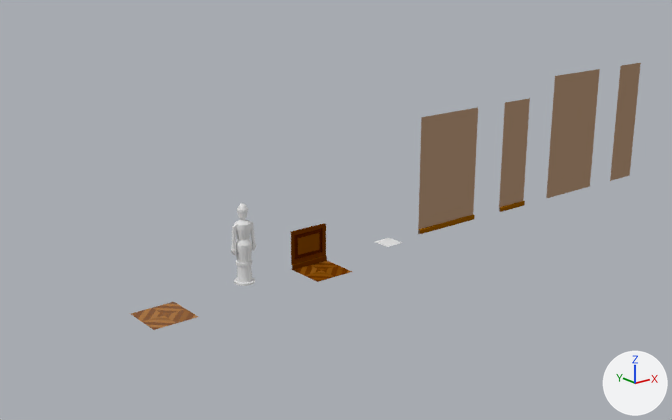
Two versions of the Blender file _blend/teile_01.blend, one commit apart.
Before and after are seen from a camera (50 mm lens) standing at (-11.6, -16.15, 7.62) and looking at (1.83, 0.63, 0.9). Arrows for +X, +Y and +Z are at lower right; the lights stay in place.

The scene before the commit, as lines of its bpy script (objects in view):
```python
me_boden = bpy.data.meshes.new('boden')
me_boden.from_pydata(...)  # 33 vertices, 24 faces; spans x 0.0..1.0, y -1.0..0.0, z 0.0
me_boden.materials.append(mat_uv1c_r05)  # picture img_color_palette_dds
me_boden_001 = bpy.data.meshes.new('boden.001')
me_boden_001.from_pydata(...)  # 33 vertices, 24 faces; spans x 0.0..1.0, y -1.0..0.0, z 0.0
me_boden_001.materials.append(mat_vtc_r05)
me_paneel_10 = bpy.data.meshes.new('paneel_10')
me_paneel_10.from_pydata(...)  # 68 vertices, 53 faces; spans x 0.0..1.0, y -0.061..0.0, z 0.0..0.901
me_paneel_10.materials.append(mat_uv1c_r08)  # picture img_color_palette_dds
me_wand_1035 = bpy.data.meshes.new('wand_1035')
me_wand_1035.from_pydata(...)  # 4 vertices, 1 face; spans x 0.0..1.0, y 0.0, z 0.0..3.5
me_wand_1035.materials.append(mat_uv1c_r10)  # picture img_color_palette_dds
ob_plane = bpy.data.objects.new('Plane', me_boden)
ob_plane.location = (0.01, 0.0, 0.0)
ob_plane_005 = bpy.data.objects.new('Plane.005', me_wand_1035)
ob_plane_005.location = (12.0, 0.0, 0.0)
ob_plane_006 = bpy.data.objects.new('Plane.006', me_paneel_10)
ob_plane_006.location = (0.0, 0.0, 0.0)
ob_plane_009 = bpy.data.objects.new('Plane.009', me_boden_001)
ob_plane_009.location = (-4.0, 0.0, 0.0)
# also in view: 'Plane.003' at (7.5, 0.0, 1.5); 'Figur' at (-1.24, 0.0, 0.9); 'Plane.002' at (4.99, 0.0, 1.5); 'Plane.004' at (10.0, 0.0, 1.75)
```
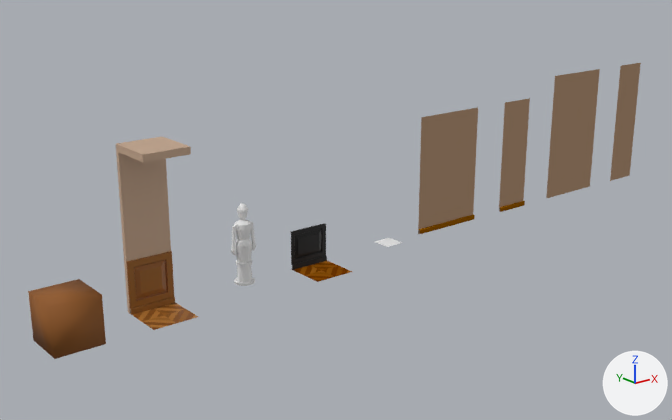
What changed in the scene script:
```text
Add mat_vtc_r10:
    mat_vtc_r10 = bpy.data.materials.new('vtc_r10')
    mat_vtc_r10.use_nodes = True; mat_vtc_r10.node_tree.nodes.clear()
    _N = mat_vtc_r10.node_tree.nodes; _L = mat_vtc_r10.node_tree.links
    n0 = _N.new('ShaderNodeBsdfPrincipled'); n0.name = 'Principled BSDF'
    n1 = _N.new('ShaderNodeOutputMaterial'); n1.name = 'Material Output'
    n2 = _N.new('ShaderNodeVertexColor'); n2.name = 'Color Attribute'
    n2.layer_name = 'Attribute'
    _L.new(n0.outputs[0], n1.inputs[0])  # 'BSDF' to 'Surface'
    _L.new(n2.outputs[0], n0.inputs[0])  # 'Color' to 'Base Color'
Add mat_vtc_r08:
    mat_vtc_r08 = bpy.data.materials.new('vtc_r08')
    mat_vtc_r08.use_nodes = True; mat_vtc_r08.node_tree.nodes.clear()
    _N = mat_vtc_r08.node_tree.nodes; _L = mat_vtc_r08.node_tree.links
    n0 = _N.new('ShaderNodeBsdfPrincipled'); n0.name = 'Principled BSDF'
    n0.inputs[2].default_value = 0.8  # 'Roughness'
    n1 = _N.new('ShaderNodeOutputMaterial'); n1.name = 'Material Output'
    n2 = _N.new('ShaderNodeVertexColor'); n2.name = 'Color Attribute'
    n2.layer_name = 'Attribute'
    _L.new(n0.outputs[0], n1.inputs[0])  # 'BSDF' to 'Surface'
    _L.new(n2.outputs[0], n0.inputs[0])  # 'Color' to 'Base Color'
Change me_boden:
    where me_boden.from_pydata(...)  # 33 vertices, 24 faces; spans x 0.0..1.0, y -1.0..0.0, z 0.0
    remove me_boden.materials.append(mat_uv1c_r05)  # picture img_color_palette_dds
    add me_boden.materials.append(mat_vtc_r05)
Change me_paneel_10:
    where me_paneel_10.from_pydata(...)  # 68 vertices, 53 faces; spans x 0.0..1.0, y -0.061..0.0, z 0.0..0.901
    remove me_paneel_10.materials.append(mat_uv1c_r08)  # picture img_color_palette_dds
    add me_paneel_10.materials.append(mat_vtc_r10)
Change me_boden_001:
    where me_boden_001.from_pydata(...)  # 33 vertices, 24 faces; spans x 0.0..1.0, y -1.0..0.0, z 0.0
    used by ob_plane_009; location = (-4.0, 0.0, 0.0)
    remove me_boden_001.materials.append(mat_vtc_r05)
    me_boden_001 part 1: vertex colours changed
    add me_boden_001.materials.append(mat_uv1c_r05)  # picture img_color_palette_dds
Add me_balken:
    me_balken.from_pydata(...)  # a box spanning x 0.0..1.0, y -1.0..0.0, z 0.0..1.0
    me_balken.polygons.foreach_set('use_smooth', [True] * 6)
    me_balken.materials.append(mat_vtc_r08)
Add me_ceiling:
    me_ceiling.from_pydata(...)  # 12 vertices, 6 faces; spans x 0.0..1.0, y -1.0..0.0, z -1.0..0.0
    me_ceiling.materials.append(mat_vtc_r10)
Add me_wand_1:
    me_wand_1.from_pydata(...)  # 42 vertices, 31 faces; spans x 0.0..1.0, y -0.16..0.0, z 0.0..3.5
    me_wand_1.materials.append(mat_vtc_r10)
Change ob_plane:
    ob_plane: bpy.data.objects.new('Plane', me_boden) -> bpy.data.objects.new('Plane', me_boden_001)
Change ob_plane_009:
    ob_plane_009: bpy.data.objects.new('Plane.009', me_boden_001) -> bpy.data.objects.new('Plane.009', me_boden)
Add ob_balken:
    ob_balken = bpy.data.objects.new('balken', me_balken)
    ob_balken.location = (-6.0, 0.0, 0.0)
Add ob_ceiling:
    ob_ceiling = bpy.data.objects.new('ceiling', me_ceiling)
    ob_ceiling.location = (-4.0, 0.0, 3.5)
    ob_ceiling.scale = (1.0, 1.0, 0.15)
Add ob_wand_1:
    ob_wand_1 = bpy.data.objects.new('wand_1', me_wand_1)
    ob_wand_1.location = (-4.0, 0.1, 0.0)
```

What differs and where, as boxes (x1, y1, x2, y2) in the pictures (672 x 420 px):
'wand_1', added: after (116, 137, 175, 315)
'balken', added: after (28, 279, 106, 359)
'Plane.006', recoloured (brown to black): (291, 223, 327, 270) in both
'ceiling', added: after (118, 137, 191, 162)
'Plane.009', recoloured: (131, 302, 179, 330) in both
